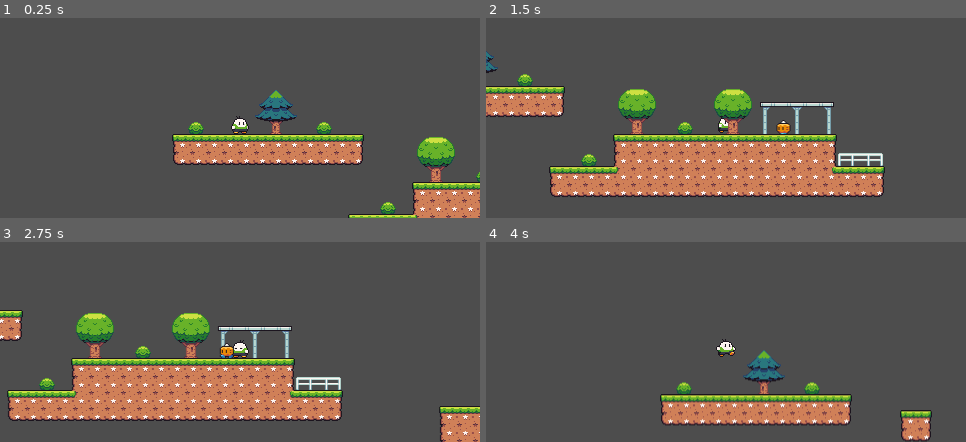
Above: before the commit, frames 1-4 (two rows, left to right).
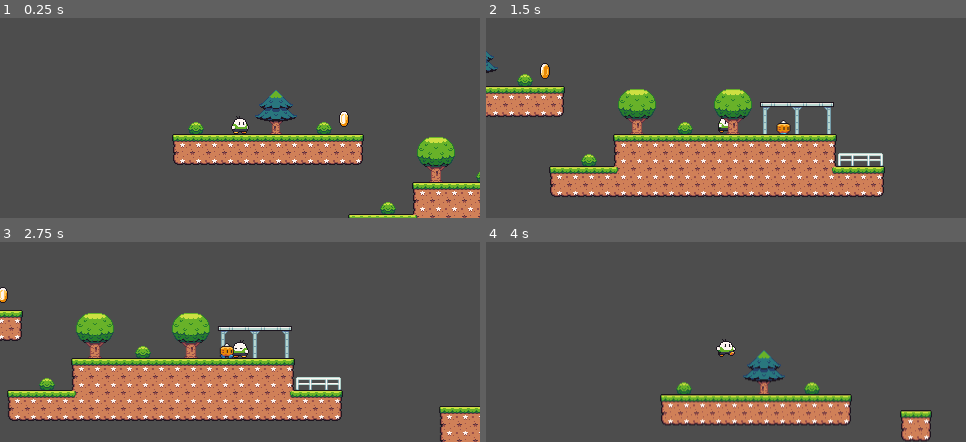
Above: after the commit, the same moments.

Repository: fscorsini/AulaJogos2026
Game: Godot game, scene res://fase_01.tscn
Same seed, same stepped clock (60 frames per second), same inputs: the game is played once before the commit and once after it. The project has no main scene, so this scene is started directly.
Inputs:
- Up to frame 1 (0.25 s): no input
- Up to frame 2 (1.5 s): tap Enter (ui_accept) at 0.5, 0.77 s; hold Right (ui_right) from 0.53 s (still down)
- Up to frame 3 (2.75 s): tap Enter (ui_accept) at 1.52 s; release Right (ui_right) at 2.03 s; hold Left (ui_left) from 2.03 s (still down)
- Up to frame 4 (4 s): release Left (ui_left) at 2.78 s; hold Right (ui_right) from 2.78 s (still down); tap Enter (ui_accept) at 3.02, 3.77 s

The runs differ from the first frame. In frame 1, 0.1% of the frame differs, in the area x 70-73%, y 46-55%; in frame 2, 0.2%, in the area x 11-64%, y 22-58%; in frame 3, 0.2%; in frame 4, nothing differs.

Commit message:
Aula dia 22/09/2026

Diff:
--- a/fase_01.tscn
+++ b/fase_01.tscn
@@ -6,6 +6,7 @@
 [ext_resource type="Texture2D" uid="uid://c1o6axkbbav5l" path="res://assets/Seasonal Tilesets/1 - Grassland/Grassland_entities (16 x 16).png" id="4_cs2tf"]
 [ext_resource type="PackedScene" uid="uid://b8gva0d7dfrq5" path="res://portal.tscn" id="5_cs2tf"]
 [ext_resource type="PackedScene" uid="uid://ddaln2j18iogx" path="res://inimigo.tscn" id="6_bhug5"]
+[ext_resource type="PackedScene" uid="uid://e4iol13r5p10" path="res://moeda.tscn" id="7_5sqpf"]
 
 [sub_resource type="TileMapPattern" id="TileMapPattern_jbu07"]
 tile_data = PackedInt32Array(0, 196609, 1, 65536, 196609, 2, 131072, 196609, 2, 196608, 196609, 6, 1, 262145, 1, 65537, …(259 unchanged characters)…
@@ -183,3 +184,6 @@
 
 [node name="inimigo" parent="." unique_id=2117980196 instance=ExtResource("6_bhug5")]
 position = Vector2(460, 14)
+
+[node name="moeda" parent="." unique_id=1461492249 instance=ExtResource("7_5sqpf")]
+position = Vector2(204, 49)
--- a/inimigo.gd
+++ b/inimigo.gd
@@ -3,11 +3,18 @@
 
 const SPEED = 700.0
 var direction = -1
+@onready var batevolta = $batevolta as RayCast2D
 
 func _physics_process(delta: float) -> void:
 	# Tratamento da gravidade
 	if not is_on_floor():
 		velocity += get_gravity() * delta
+
+	if batevolta.is_colliding():
+		direction *= -1
+		batevolta.scale.x *= -1
+
+	$animacao.scale.x = direction
 
 
 	# Movimento horizontal do personagem
--- a/inimigo.tscn
+++ b/inimigo.tscn
@@ -49,3 +49,6 @@
 [node name="colisao" type="CollisionShape2D" parent="." unique_id=77809712]
 position = Vector2(0, 1)
 shape = SubResource("CircleShape2D_enrbn")
+
+[node name="batevolta" type="RayCast2D" parent="." unique_id=1291609763]
+target_position = Vector2(-8, 0)
--- /dev/null
+++ b/moeda.gd
@@ -0,0 +1,20 @@
+extends Area2D
+
+
+# Called when the node enters the scene tree for the first time.
+func _ready() -> void:
+	pass # Replace with function body.
+
+
+# Called every frame. 'delta' is the elapsed time since the previous frame.
+func _process(delta: float) -> void:
+	pass
+
+
+func _on_body_entered(body: Node2D) -> void:
+	$animacao.play("pegar")
+
+
+
+func _on_animacao_animation_finished() -> void:
+	queue_free()
--- /dev/null
+++ b/moeda.tscn
@@ -0,0 +1,92 @@
+[gd_scene format=3 uid="uid://e4iol13r5p10"]
+
+[ext_resource type="Texture2D" uid="uid://du3otdq823y3u" path="res://assets/Mini FX, Items & UI/Common Pick-ups/Coin (16 x 16).png" id="1_7xn1b"]
+[ext_resource type="Script" uid="uid://0da8sy86ms1e" path="res://moeda.gd" id="1_bce4n"]
+[ext_resource type="Texture2D" uid="uid://ek86uncx16xa" path="res://assets/Mini FX, Items & UI/Effects/Bright_Sparkle (16 x 16).png" id="2_jvmwt"]
+
+[sub_resource type="AtlasTexture" id="AtlasTexture_jvmwt"]
+atlas = ExtResource("1_7xn1b")
+region = Rect2(0, 0, 16, 16)
+
+[sub_resource type="AtlasTexture" id="AtlasTexture_bce4n"]
+atlas = ExtResource("1_7xn1b")
+region = Rect2(16, 0, 16, 16)
+
+[sub_resource type="AtlasTexture" id="AtlasTexture_kpn3i"]
+atlas = ExtResource("1_7xn1b")
+region = Rect2(32, 0, 16, 16)
+
+[sub_resource type="AtlasTexture" id="AtlasTexture_yr5fv"]
+atlas = ExtResource("1_7xn1b")
+region = Rect2(48, 0, 16, 16)
+
+[sub_resource type="AtlasTexture" id="AtlasTexture_4x05f"]
+atlas = ExtResource("2_jvmwt")
+region = Rect2(0, 0, 20, 16)
+
+[sub_resource type="AtlasTexture" id="AtlasTexture_1kyoo"]
+atlas = ExtResource("2_jvmwt")
+region = Rect2(20, 0, 20, 16)
+
+[sub_resource type="AtlasTexture" id="AtlasTexture_s81j4"]
+atlas = ExtResource("2_jvmwt")
+region = Rect2(40, 0, 20, 16)
+
+[sub_resource type="AtlasTexture" id="AtlasTexture_n85yn"]
+atlas = ExtResource("2_jvmwt")
+region = Rect2(60, 0, 20, 16)
+
+[sub_resource type="SpriteFrames" id="SpriteFrames_q1on3"]
+animations = [{
+"frames": [{
+"duration": 1.0,
+"texture": SubResource("AtlasTexture_jvmwt")
+}, {
+"duration": 1.0,
+"texture": SubResource("AtlasTexture_bce4n")
+}, {
+"duration": 1.0,
+"texture": SubResource("AtlasTexture_kpn3i")
+}, {
+"duration": 1.0,
+"texture": SubResource("AtlasTexture_yr5fv")
+}],
+"loop": 1,
+"name": &"padrao",
+"speed": 5.0
+}, {
+"frames": [{
+"duration": 1.0,
+"texture": SubResource("AtlasTexture_4x05f")
+}, {
+"duration": 1.0,
+"texture": SubResource("AtlasTexture_1kyoo")
+}, {
+"duration": 1.0,
+"texture": SubResource("AtlasTexture_s81j4")
+}, {
+"duration": 1.0,
+"texture": SubResource("AtlasTexture_n85yn")
+}],
+"loop": 0,
+"name": &"pegar",
+"speed": 5.0
+}]
+
+[sub_resource type="CircleShape2D" id="CircleShape2D_g6ssh"]
+radius = 5.0990195
+
+[node name="moeda" type="Area2D" unique_id=1461492249]
+script = ExtResource("1_bce4n")
+metadata/_edit_group_ = true
+
+[node name="animacao" type="AnimatedSprite2D" parent="." unique_id=453018204]
+sprite_frames = SubResource("SpriteFrames_q1on3")
+animation = &"padrao"
+autoplay = "padrao"
+
+[node name="colisao" type="CollisionShape2D" parent="." unique_id=199878994]
+shape = SubResource("CircleShape2D_g6ssh")
+
+[connection signal="body_entered" from="." to="." method="_on_body_entered"]
+[connection signal="animation_finished" from="animacao" to="." method="_on_animacao_animation_finished"]
Not shown, added: moeda.gd.uid
